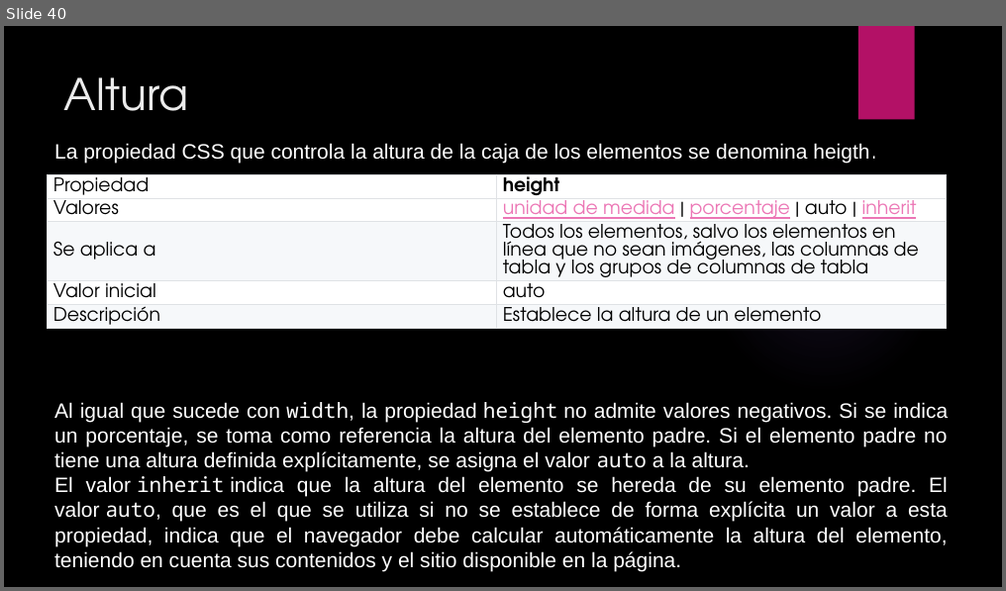
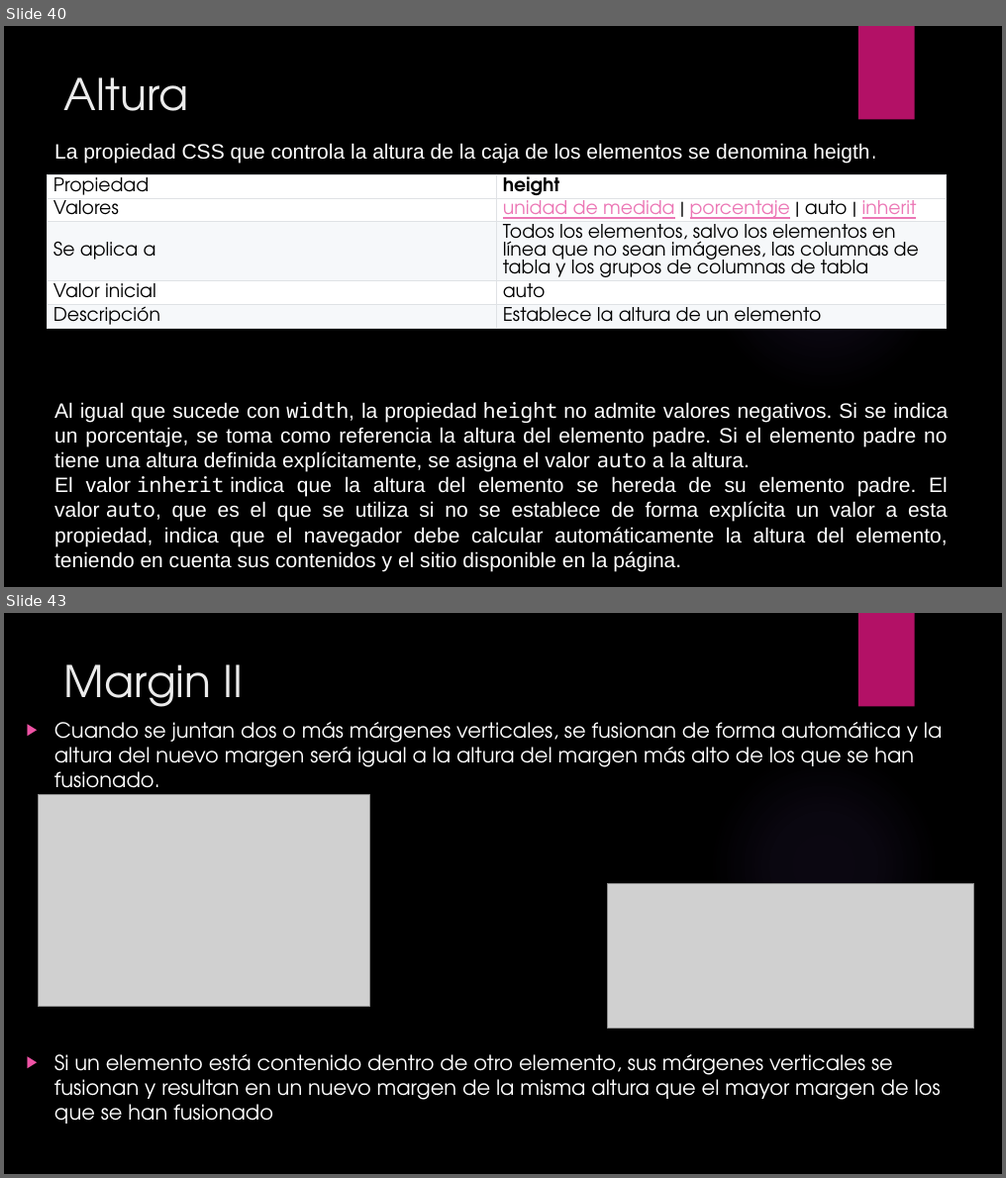
Before and after one commit to patoattie/LaboratorioIII, a slide deck: Material/CSS.pptx. Shown one above the other, each under a label of ours: slide 40 before the commit, slides 40 and 43 after it; the slides between them are not shown. The pictures are 1006x591 and 1006x1178 pixels, drawn with LibreOffice and Linux fonts; fonts in the diff are those of the drawing; grey boxes stand for pictures; background and template pictures are left out. Boxes give left, top, right and bottom in pixels: in the first picture for what was removed or moved away, otherwise in the second. Text is boxed around its words. In the diff, an @@ line names an element or a change of style, - is before the commit and + after.

```diff
--- a/Material/CSS.pptx
+++ b/Material/CSS.pptx
@@ slide 43 added at [4, 613, 1002, 1174], background picture (left out); not listed: 2 template elements that a slide beside it also shows @@
@@ title added at [64, 664, 244, 707], 42 pt, text #EBEBEB @@
+Margin II
@@ text added at [54, 722, 943, 1124], 20 pt, text #FFFFFF @@
+▶ Cuando se juntan dos o más márgenes verticales, se fusionan de forma automática y la altura del nuevo margen será igual a la altura del margen más alto de los que se han fusionado.
+▶ Si un elemento está contenido dentro de otro elemento, sus márgenes verticales se fusionan y resultan en un nuevo margen de la misma altura que el mayor margen de los que se han fusionado
@@ picture added at [38, 795, 369, 1006] @@
@@ picture added at [607, 883, 974, 1029] @@
```
Also in this commit, not shown: 33 other slides added, 1 other file.
